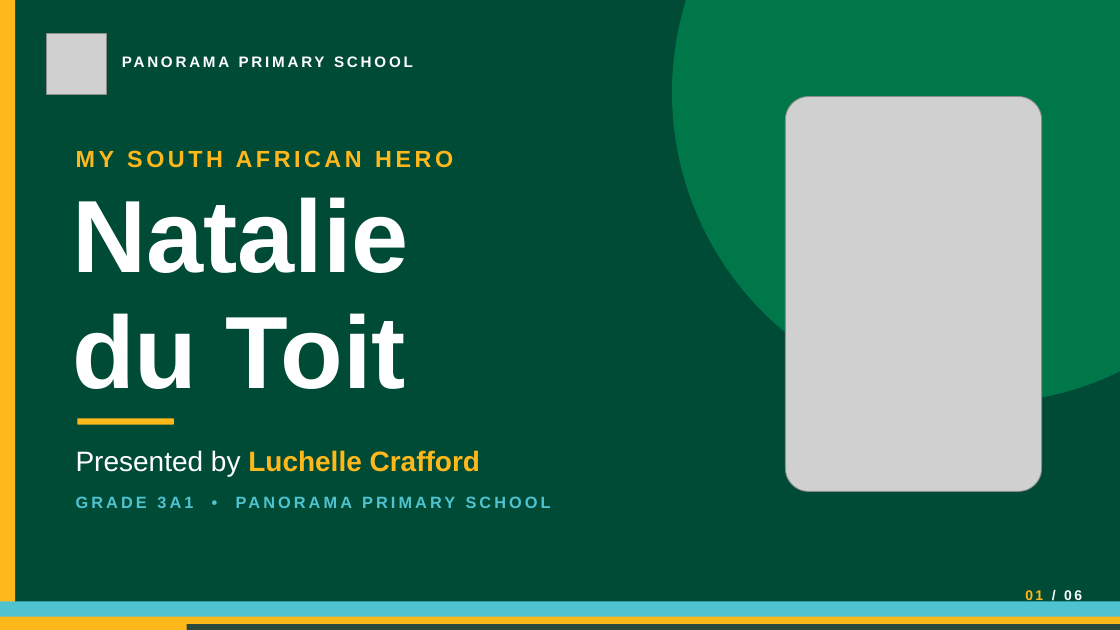
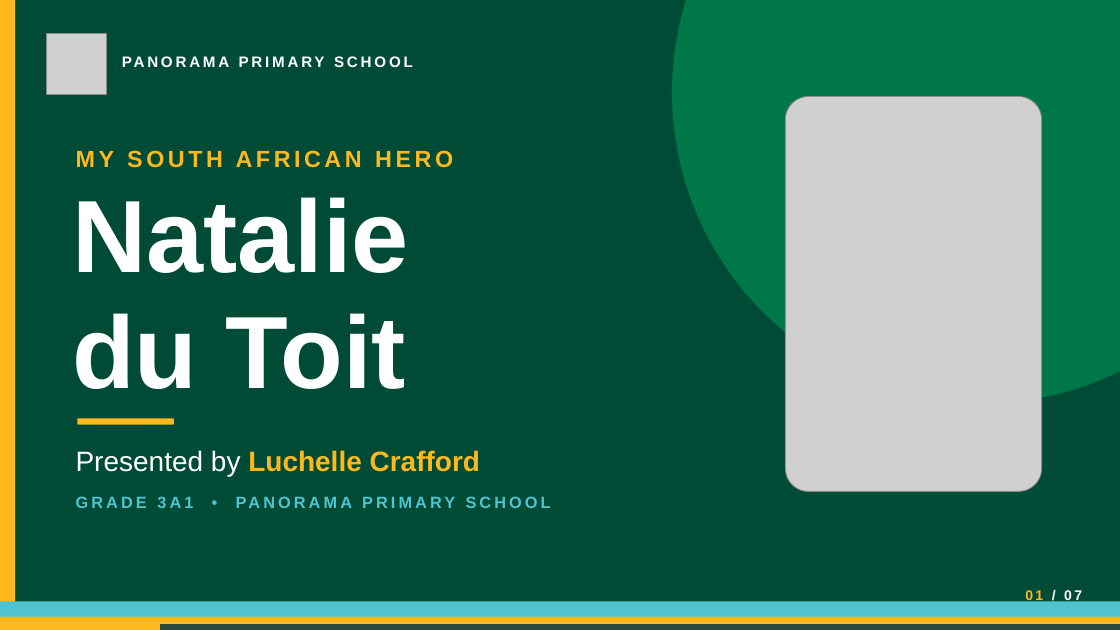
Before and after one commit to Mumoxa/Luchelle, a slide deck: slide 1 of downloads/Luchelle_Crafford_My_South_African_Hero.pptx. Drawn at 1120x630 pixels with LibreOffice and Linux fonts; fonts in the diff are those of the drawing; grey boxes stand for pictures. Boxes give left, top, right and bottom in pixels: in the first picture for what was removed or moved away, otherwise in the second. Text is boxed around its words. In the diff, an @@ line names an element or a change of style, - is before the commit and + after.

```diff
--- a/downloads/Luchelle_Crafford_My_South_African_Hero.pptx
+++ b/downloads/Luchelle_Crafford_My_South_African_Hero.pptx
@@ text at bbox=[1025, 589, 1082, 604]: text changed @@
-01 / 06
+01 / 07
@@ rectangle: place and size @@
-rectangle at bbox=[0, 624, 187, 630]
+rectangle at bbox=[0, 624, 160, 630]
```
Also in this commit, not shown: 5 other slides changed, 1 slide added, 5 other files.
